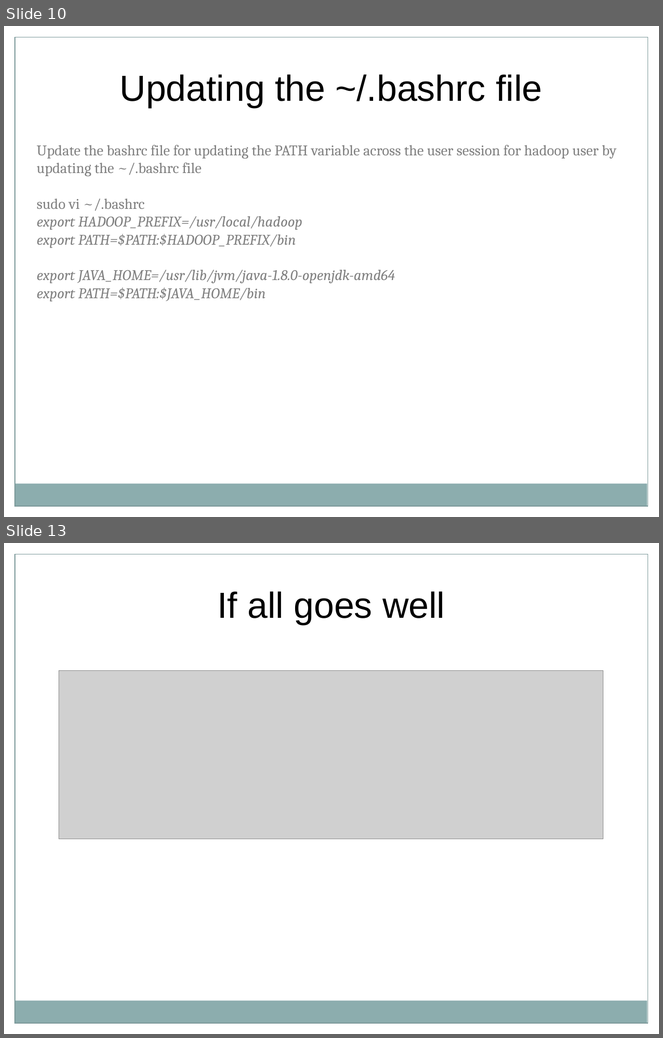
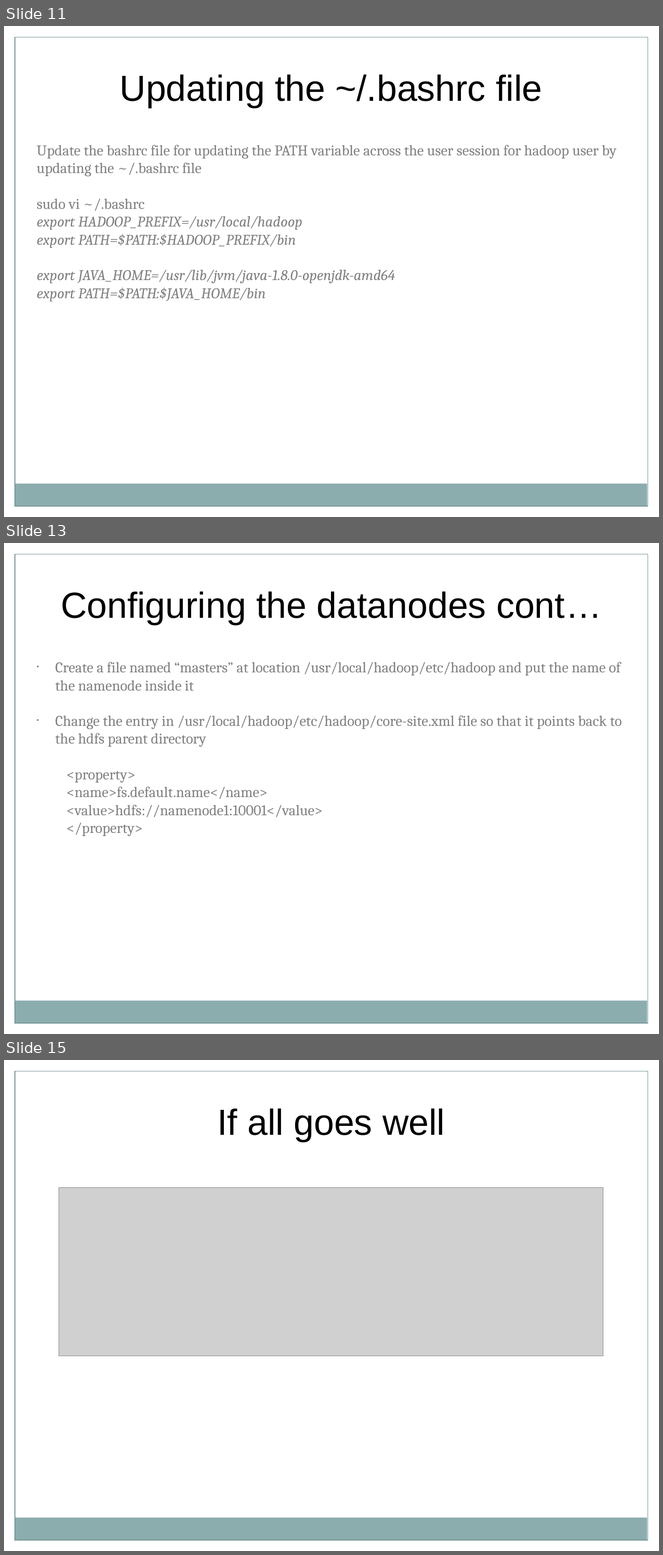
Before and after one commit to saranshsk/bigdata, a slide deck: diy-hadoop-setup.pptx. Shown one above the other, each under a label of ours: slides 10 and 13 before the commit, slides 11, 13 and 15 after it; the slides between them are not shown. The pictures are 663x1038 and 663x1555 pixels, drawn with LibreOffice and Linux fonts; fonts in the diff are those of the drawing; grey boxes stand for pictures. Boxes give left, top, right and bottom in pixels: in the first picture for what was removed or moved away, otherwise in the second. Text is boxed around its words. In the diff, an @@ line names an element or a change of style, - is before the commit and + after.

```diff
--- a/diy-hadoop-setup.pptx
+++ b/diy-hadoop-setup.pptx
@@ slide 13 added at [4, 543, 659, 1034], background #FFFFFF; not listed: 5 template elements that a slide beside it also shows @@
@@ text added at [61, 591, 602, 625], 44 pt, text #000000 @@
+Configuring the datanodes cont…
@@ text added at [55, 662, 622, 836], 18 pt, text #808080 @@
+• Create a file named “masters” at location /usr/local/hadoop/etc/hadoop and put the name of the namenode inside it
+• Change the entry in /usr/local/hadoop/etc/hadoop/core-site.xml file so that it points back to the hdfs parent directory
+  <property>
+  <name>fs.default.name</name>
+  <value>hdfs://namenode1:10001</value>
+  </property>
@@ what was slide 10 is now slide 11 @@
@@ what was slide 13 is now slide 15 @@
```
Also in this commit, not shown: 5 slides changed, 1 other slide added, 1 other file.
